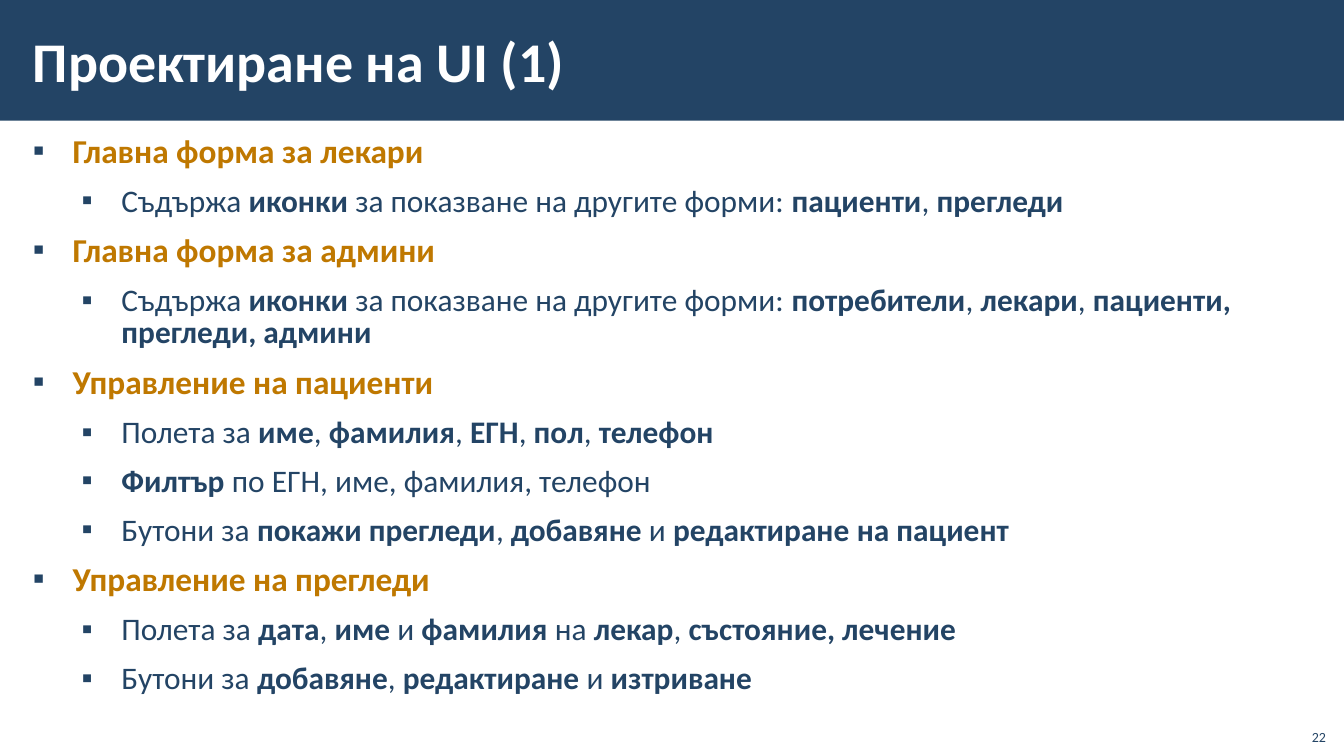
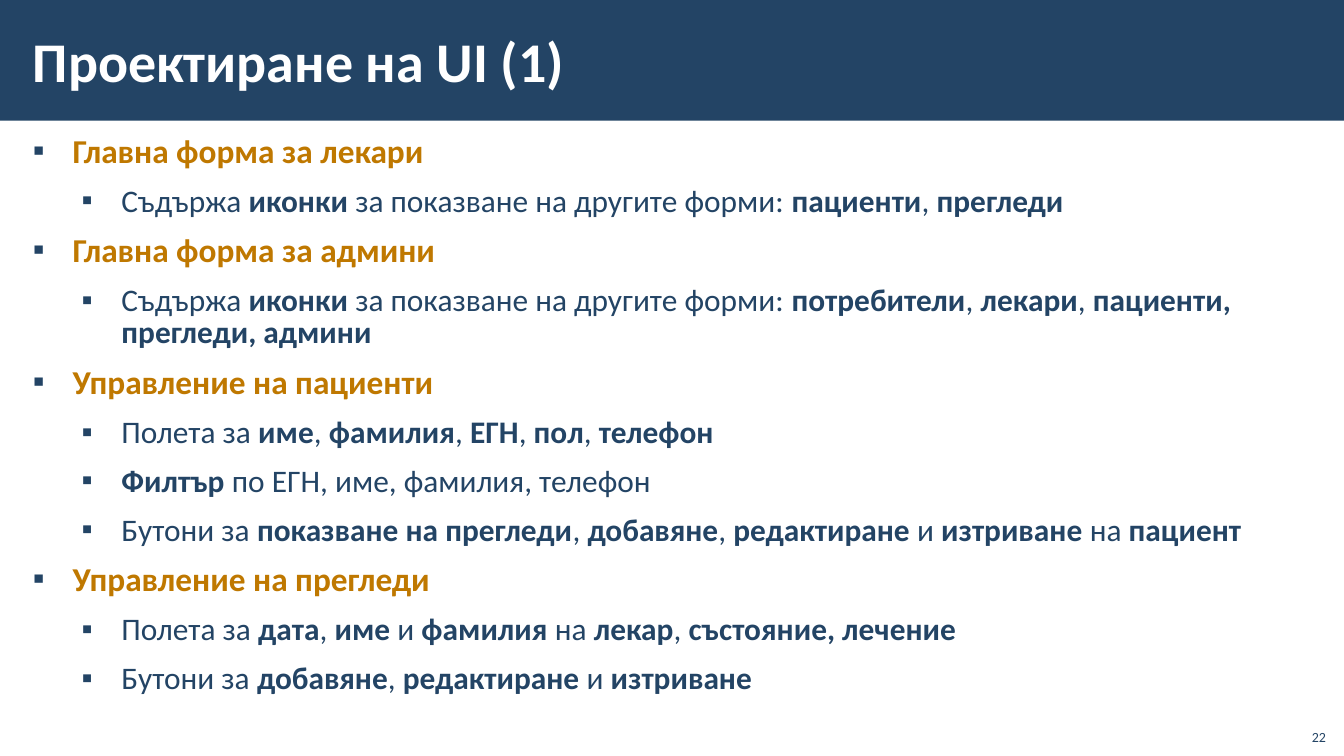
Before and after one commit to BG-IT-Edu/School-Programming, a slide deck: slide 22 of Courses/Software-Sciences/Module-4-Information-Systems-New/09-Lifecycle-of-Information-System/09-Lifecycle-of-Information-System.pptx. Drawn at 1344x756 pixels with LibreOffice and Linux fonts; fonts in the diff are those of the drawing; background and template pictures are left out. Boxes give left, top, right and bottom in pixels: in the first picture for what was removed or moved away, otherwise in the second. Text is boxed around its words. In the diff, an @@ line names an element or a change of style, - is before the commit and + after.

```diff
--- a/Courses/Software-Sciences/Module-4-Information-Systems-New/09-Lifecycle-of-Information-System/09-Lifecycle-of-Information-System.pptx
+++ b/Courses/Software-Sciences/Module-4-Information-Systems-New/09-Lifecycle-of-Information-System/09-Lifecycle-of-Information-System.pptx
@@ text at (121, 519, 1241, 546): text changed @@
-  ▪ Бутони за покажи прегледи, добавяне и редактиране на пациент
+  ▪ Бутони за показване на прегледи, добавяне, редактиране и изтриване на пациент
```
Also in this commit, not shown: 1 other slide changed.
